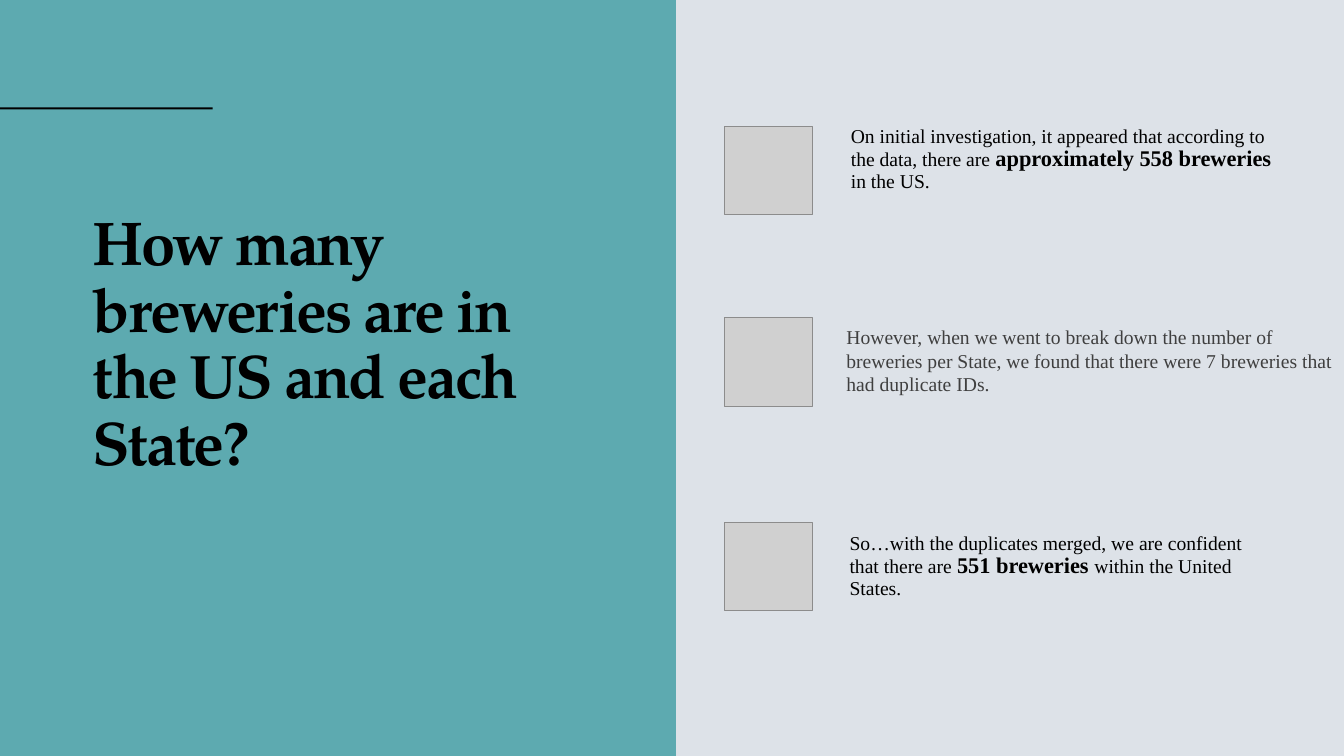
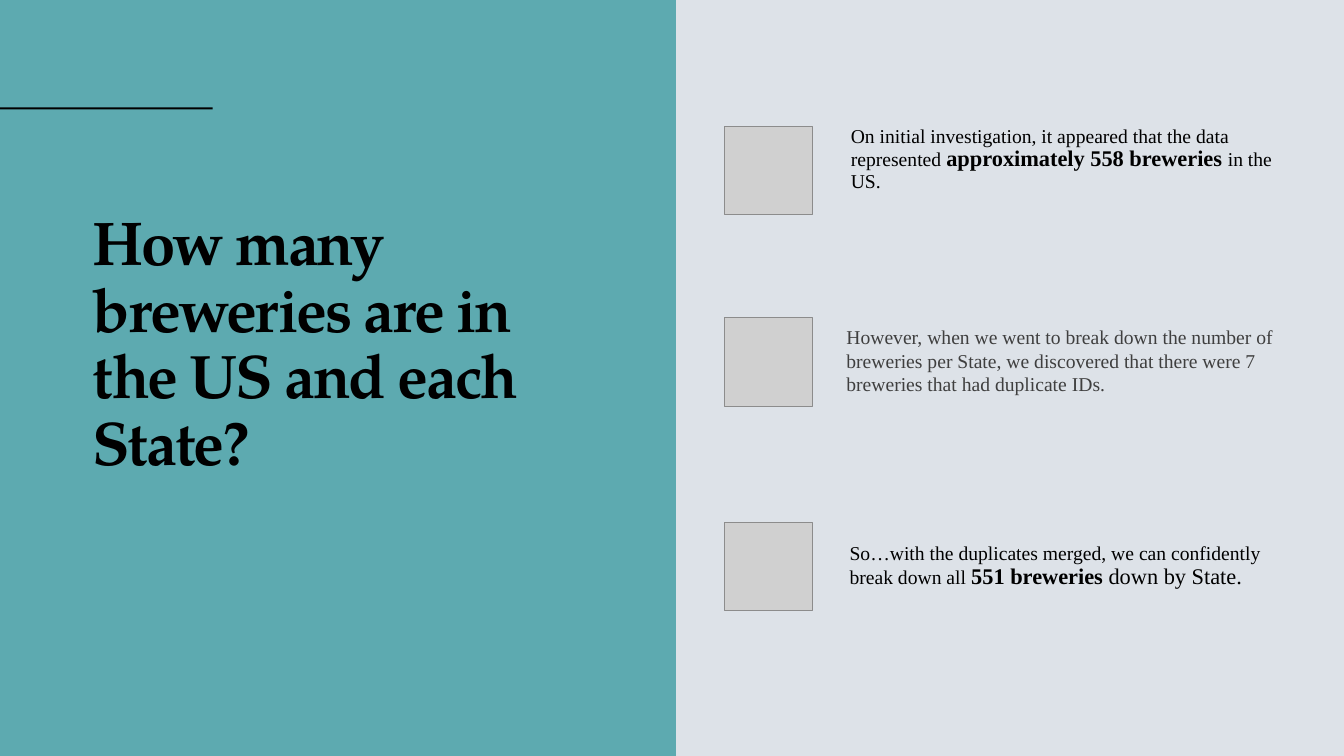
Before and after one commit to NickSager/MSDS_6306_Project1, a slide deck: slide 3 of Group4_CaseStudy1.pptx. Drawn at 1344x756 pixels with LibreOffice and Linux fonts; fonts in the diff are those of the drawing; grey boxes stand for pictures. Boxes give left, top, right and bottom in pixels: in the first picture for what was removed or moved away, otherwise in the second. Text is boxed around its words. In the diff, an @@ line names an element or a change of style, - is before the commit and + after.

```diff
--- a/Group4_CaseStudy1.pptx
+++ b/Group4_CaseStudy1.pptx
@@ text at (851,129,1272,189): text changed @@
-On initial investigation, it appeared that according to the data, there are approximately 558 breweries in the US.
+On initial investigation, it appeared that the data represented approximately 558 breweries in the US.
@@ text at (846,330,1272,395): text changed @@
-However, when we went to break down the number of breweries per State, we found that there were 7 breweries that had duplicate IDs.
+However, when we went to break down the number of breweries per State, we discovered that there were 7 breweries that had duplicate IDs.
@@ text at (850,546,1260,589): text changed @@
-So…with the duplicates merged, we are confident that there are 551 breweries within the United States.
+So…with the duplicates merged, we can confidently break down all 551 breweries down by State.
```
Also in this commit, not shown: 8 other slides changed.
